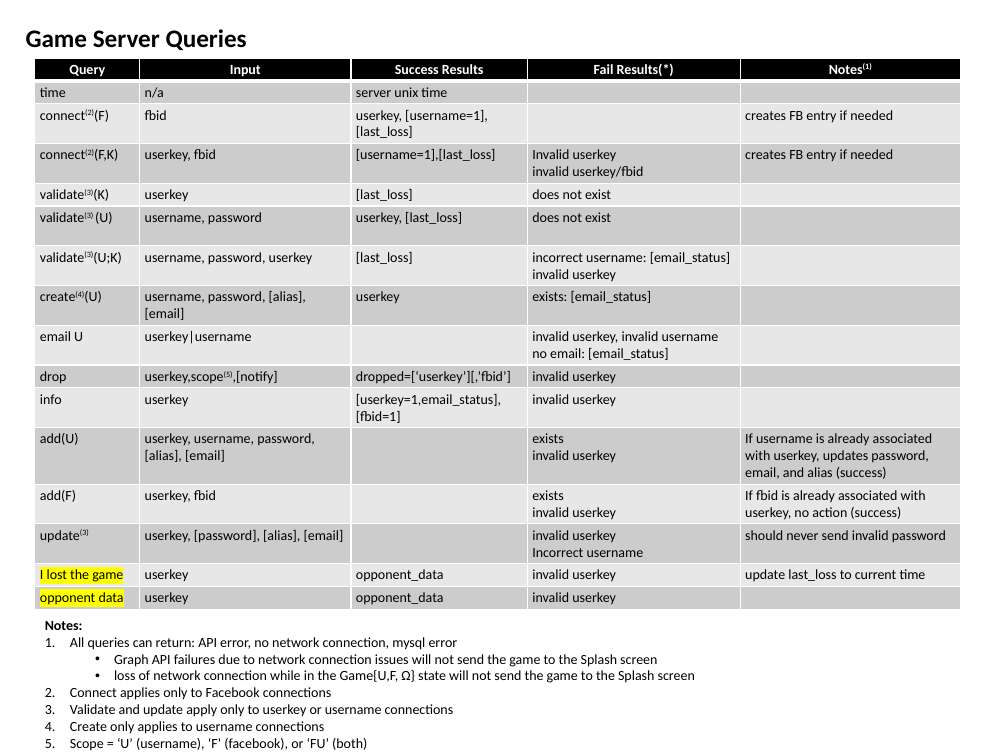
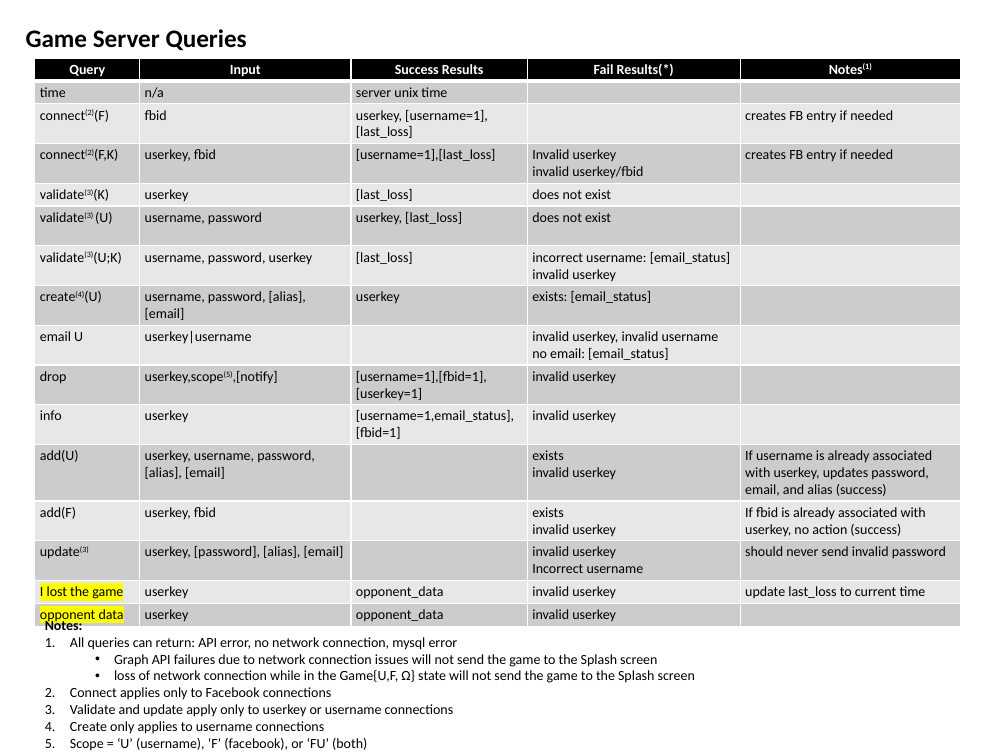
Before and after one commit to mikemayer67/TheGame, a slide deck: slide 9 of TheGameFlow.pptx. Drawn at 1008x756 pixels with LibreOffice and Linux fonts; fonts in the diff are those of the drawing. Boxes give left, top, right and bottom in pixels: in the first picture for what was removed or moved away, otherwise in the second. Text is boxed around its words. In the diff, an @@ line names an element or a change of style, - is before the commit and + after.

```diff
--- a/TheGameFlow.pptx
+++ b/TheGameFlow.pptx
@@ table at (35, 57, 962, 627) @@
-row 10, column 3: dropped=[‘userkey’][,’fbid’]
+row 10, column 3: [username=1],[fbid=1],[userkey=1]
-row 11, column 3: [userkey=1,email_status], [fbid=1]
+row 11, column 3: [username=1,email_status], [fbid=1]
```
Also in this commit, not shown: 18 other files.
